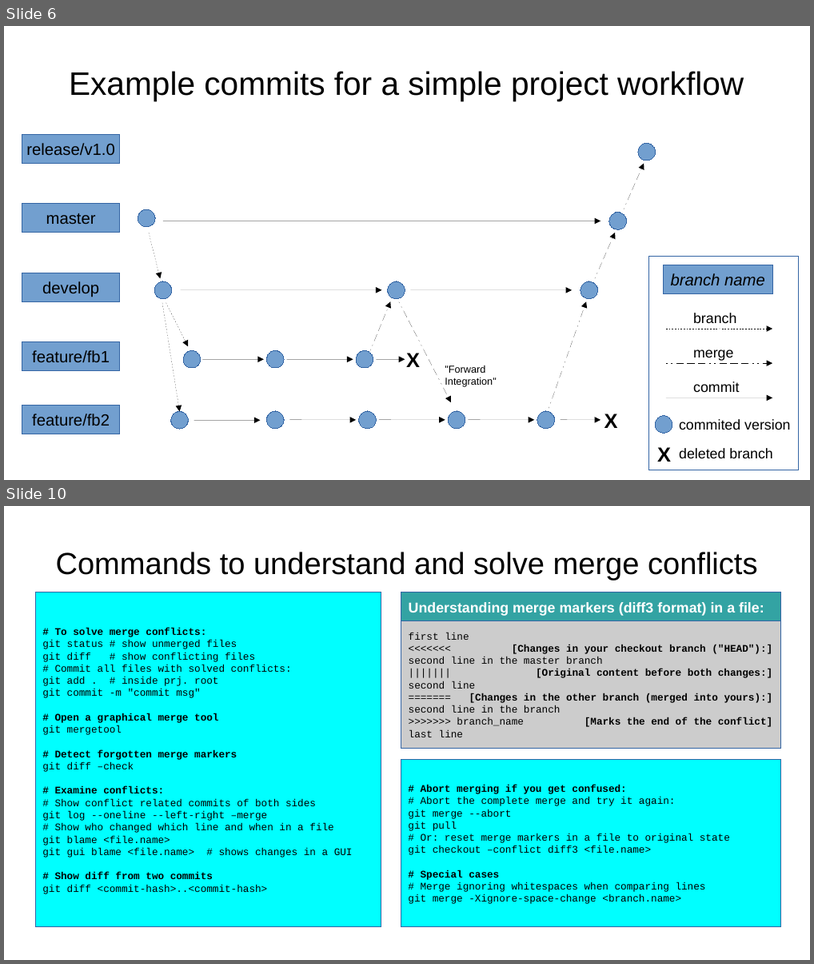
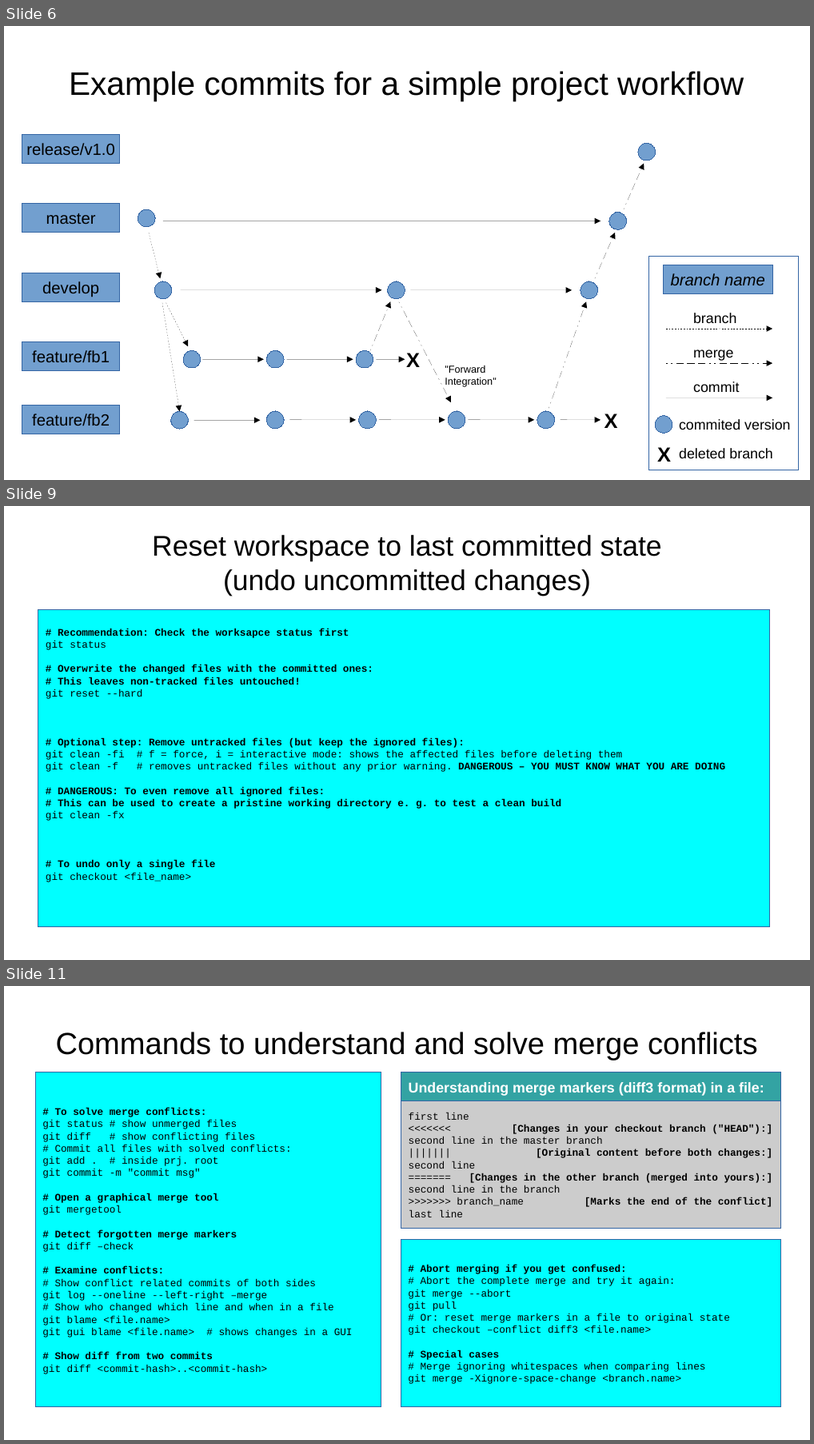
Before and after one commit to aryoda/git_essentials, a slide deck: Introduction to Git collaboration workflows.odp. Shown one above the other, each under a label of ours: slides 6 and 10 before the commit, slides 6, 9 and 11 after it; the slides between them are not shown. The pictures are 814x964 and 814x1444 pixels, drawn with LibreOffice and Linux fonts; fonts in the diff are those of the drawing. Boxes give left, top, right and bottom in pixels: in the first picture for what was removed or moved away, otherwise in the second. Text is boxed around its words. In the diff, an @@ line names an element or a change of style, - is before the commit and + after.

Commit message:
added use case (clean workspace)

```diff
--- a/Introduction to Git collaboration workflows.odp
+++ b/Introduction to Git collaboration workflows.odp
@@ slide 9 added at (4,506,810,960), background #FFFFFF @@
@@ title added at (152,535,662,596), 28 pt, text #000000 @@
+Reset workspace to last committed state
+(undo uncommitted changes)
@@ rectangle added at (38,610,770,927), fill #00FFFF, outline #3465A4 0 pt, 10 pt, text #000000, bold @@
+# Recommendation: Check the worksapce status first
+git status
+# Overwrite the changed files with the committed ones:
+# This leaves non-tracked files untouched!
+git reset --hard
+# Optional step: Remove untracked files (but keep the ignored files):
+git clean -fi # f = force, i = interactive mode: shows the affected files before deleting them
+git clean -f # removes untracked files without any prior warning. DANGEROUS – YOU MUST KNOW WHAT YOU ARE DOING
+# DANGEROUS: To even remove all ignored files:
+# This can be used to create a pristine working directory e. g. to test a clean build
+git clean -fx
+# To undo only a single file
+git checkout <file_name>
@@ what was slide 10 is now slide 11 @@
```
Also in this commit, not shown: 5 slides changed, 2 other slides added, 2 slides removed.
